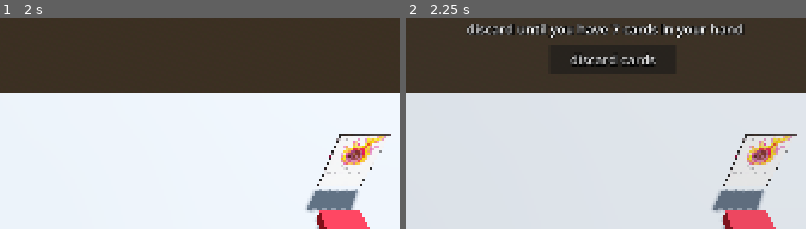
Above: before the commit, frames 1-2 (left to right).
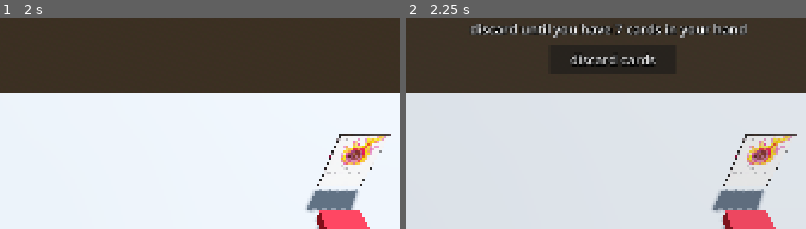
Above: after the commit, the same moments.

Repository: lumbers/poos
Game: Godot game, scene res://main_game.tscn
Same seed, same stepped clock (60 frames per second), same inputs: the game is played once before the commit and once after it.
Inputs:
- Up to frame 1 (2 s): click "end turn" at 0.5 s; click "end turn" at 1.25 s
- Up to frame 2 (2.25 s): click "end turn" at 2 s
The pictures show only the part of the screen within x 25-75%, y 0-50%; the shares and areas given below are measured in that part.

Frame 1 is identical in both runs. In frame 2, 2.5% of the frame differs, in the area x 15-86%, y 2-10%.

Commit message:
Ignoring parameters

Diff:
--- a/ghost_slot.gd
+++ b/ghost_slot.gd
@@ -21,6 +21,7 @@
 	area.input_event.connect(_on_input_event)
 
 # NEW FUNCTION: Tell the main game when an empty slot is clicked!
+@warning_ignore("unused_parameter")
 func _on_input_event(camera: Node, event: InputEvent, event_position: Vector3, normal: Vector3, shape_idx: int):
 	if event is InputEventMouseButton and event.button_index == MOUSE_BUTTON_LEFT and event.pressed:
 		var main_game = get_node_or_null("/root/MainGame")
--- a/main_game.tscn
+++ b/main_game.tscn
@@ -141,6 +141,7 @@
 [node name="UI" type="CanvasLayer" parent="." unique_id=1079242632]
 
 [node name="DiscardOverlay" type="ColorRect" parent="UI" unique_id=1955624780]
+visible = false
 anchors_preset = 15
 anchor_right = 1.0
 anchor_bottom = 1.0
@@ -151,23 +152,24 @@
 
 [node name="DiscardInstructionLabel" type="Label" parent="UI/DiscardOverlay" unique_id=1779858958]
 layout_mode = 0
-offset_left = 621.0
 offset_top = 71.0
-offset_right = 1284.0
+offset_right = 1922.0
 offset_bottom = 116.0
 theme_override_constants/outline_size = 12
 theme_override_font_sizes/font_size = 32
 text = "discard until you have 7 cards in your hand"
+horizontal_alignment = 1
 
 [node name="DiscardTitle" type="Label" parent="UI/DiscardOverlay" unique_id=1308760155]
 layout_mode = 0
-offset_left = 621.0
+offset_left = 17.0
 offset_top = 71.0
-offset_right = 1284.0
+offset_right = 1918.0
 offset_bottom = 116.0
 theme_override_constants/outline_size = 12
 theme_override_font_sizes/font_size = 32
 text = "Discard 2 cards in your hand to switch your pie."
+horizontal_alignment = 1
 
 [node name="DiscardCounter" type="Label" parent="UI/DiscardOverlay" unique_id=1241558923]
 layout_mode = 1
